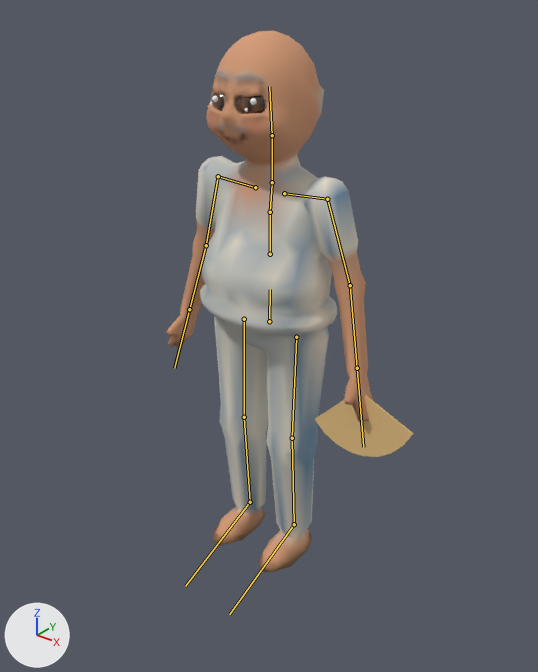
The glTF model assets/models/nguoi/ongtam.glb as it was, and as the next commit left it.
Rendered twice from a 50 mm camera at (1.201, -1.506, 1.654) aimed at (0.121, -0.156, 0.817). The lights are fixed; the arrows at lower left show +X, +Y and +Z. The older version comes first. The bones that bend it are drawn over the model as lines.

Objects in the first picture: 'Nguoi_ongtam'.
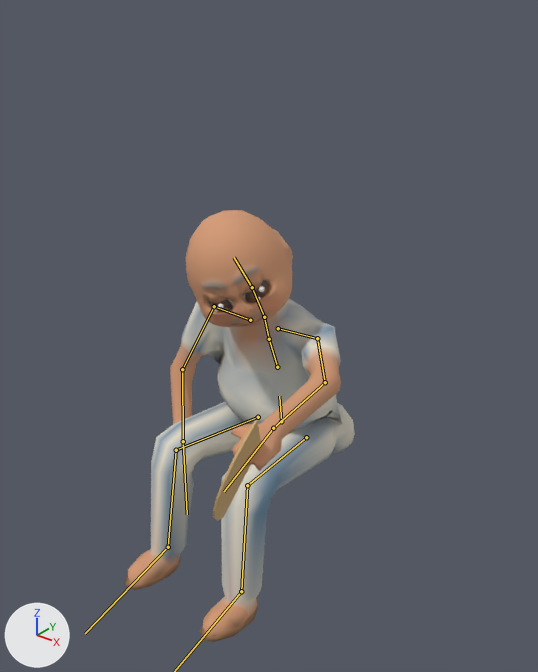
The newer file adds an action. The first version stands in its rest pose; the second is drawn at frame 6 of the action 'chi_quan_co'.

Pixel boxes [x1, y1, x2, y2] of what changed, in the pictures (538 x 672 px):
```json
{"object": "Nguoi_ongtam", "change": "posed", "before": [166, 30, 413, 572], "after": [125, 210, 355, 642], "on screen": "7% narrower, 20% shorter"}
{"bone": "hips", "before": "(269, 321) to (270, 289)", "after": "(281, 421) to (279, 396)"}
{"bone": "spine", "before": "(270, 254) to (270, 212)", "after": "(277, 367) to (269, 339)"}
{"bone": "chest", "before": "(270, 212) to (272, 183)", "after": "(269, 339) to (264, 318)"}
{"bone": "upperarm.L", "before": "(327, 199) to (350, 285)", "after": "(317, 338) to (325, 382)"}
{"bone": "forearm.L", "before": "(350, 285) to (357, 368)", "after": "(325, 382) to (273, 428)"}
{"bone": "hand.L", "before": "(357, 368) to (363, 447)", "after": "(273, 428) to (224, 491)"}
{"bone": "upperarm.R", "before": "(218, 176) to (206, 245)", "after": "(214, 306) to (182, 369)"}
{"bone": "forearm.R", "before": "(206, 245) to (189, 309)", "after": "(182, 369) to (183, 441)"}
{"bone": "hand.R", "before": "(189, 309) to (174, 368)", "after": "(183, 441) to (187, 514)"}
{"bone": "neck", "before": "(272, 182) to (272, 135)", "after": "(264, 317) to (252, 287)"}
{"bone": "head", "before": "(272, 135) to (269, 86)", "after": "(252, 287) to (234, 257)"}
{"bone": "thigh.L", "before": "(296, 337) to (292, 438)", "after": "(306, 437) to (247, 485)"}
{"bone": "shin.L", "before": "(292, 438) to (294, 524)", "after": "(247, 485) to (241, 591)"}
{"bone": "thigh.R", "before": "(244, 319) to (244, 417)", "after": "(258, 417) to (176, 450)"}
{"bone": "shin.R", "before": "(244, 417) to (250, 502)", "after": "(176, 450) to (168, 547)"}
{"bone": "foot.R", "before": "(250, 502) to (185, 586)", "after": "(168, 547) to (85, 633)"}
```

Scene script edits in JSON lines:
```json
{"block": "bone_hips", "where": "bone_hips = bpy.data.objects['NguoiRig'].pose.bones['hips']"}
{"op": "set", "path": "bone_hips.location", "old": "(0.0, 0.0, 0.0)", "new": "(0.0, -0.364, -0.058)"}
{"op": "set", "path": "bone_hips.rotation_quaternion", "old": "(1.0, 0.0, 0.0, 0.0)", "new": "(0.999, 0.052, 0.0, 0.0)", "note": "degrees (0, 0, 0) -> degrees (6, 0, 0)"}
{"block": "bone_spine", "where": "bone_spine = bpy.data.objects['NguoiRig'].pose.bones['spine']  # child of 'hips'"}
{"op": "set", "path": "bone_spine.rotation_quaternion", "old": "(1.0, 0.0, 0.0, 0.0)", "new": "(0.992, 0.128, 0.0, 0.0)", "note": "degrees (0, 0, 0) -> degrees (15, 0, 0)"}
{"block": "bone_chest", "where": "bone_chest = bpy.data.objects['NguoiRig'].pose.bones['chest']  # child of 'spine'"}
{"op": "set", "path": "bone_chest.rotation_quaternion", "old": "(1.0, 0.0, 0.0, 0.0)", "new": "(1.0, 0.009, 0.015, 0.0)", "note": "degrees (0, 0, 0) -> degrees (1, 2, 0)"}
{"block": "bone_upperarm_l", "where": "bone_upperarm_l = bpy.data.objects['NguoiRig'].pose.bones['upperarm.L']  # child of 'clav.L'"}
{"op": "set", "path": "bone_upperarm_l.rotation_quaternion", "old": "(1.0, 0.0, 0.0, 0.0)", "new": "(0.668, -0.551, 0.0, -0.501)", "note": "degrees (0, 0, 0) -> degrees (-62, -33, -53)"}
{"block": "bone_forearm_l", "where": "bone_forearm_l = bpy.data.objects['NguoiRig'].pose.bones['forearm.L']  # child of 'upperarm.L'"}
{"op": "set", "path": "bone_forearm_l.rotation_quaternion", "old": "(1.0, 0.0, 0.0, 0.0)", "new": "(0.979, -0.19, -0.007, 0.079)", "note": "degrees (0, 0, 0) -> degrees (-22, 1, 9)"}
{"block": "bone_hand_l", "where": "bone_hand_l = bpy.data.objects['NguoiRig'].pose.bones['hand.L']  # child of 'forearm.L'"}
{"op": "set", "path": "bone_hand_l.rotation_quaternion", "old": "(1.0, 0.0, 0.0, 0.0)", "new": "(0.998, 0.07, 0.0, 0.0)", "note": "degrees (0, 0, 0) -> degrees (8, 0, 0)"}
{"block": "bone_upperarm_r", "where": "bone_upperarm_r = bpy.data.objects['NguoiRig'].pose.bones['upperarm.R']  # child of 'clav.R'"}
{"op": "set", "path": "bone_upperarm_r.rotation_quaternion", "old": "(1.0, 0.0, 0.0, 0.0)", "new": "(0.936, -0.349, 0.0, 0.053)", "note": "degrees (0, 0, 0) -> degrees (-41, 2, 6)"}
{"block": "bone_forearm_r", "where": "bone_forearm_r = bpy.data.objects['NguoiRig'].pose.bones['forearm.R']  # child of 'upperarm.R'"}
{"op": "set", "path": "bone_forearm_r.rotation_quaternion", "old": "(1.0, 0.0, 0.0, 0.0)", "new": "(0.957, -0.08, 0.0, -0.28)", "note": "degrees (0, 0, 0) -> degrees (-9, -3, -32)"}
{"block": "bone_hand_r", "where": "bone_hand_r = bpy.data.objects['NguoiRig'].pose.bones['hand.R']  # child of 'forearm.R'"}
{"op": "set", "path": "bone_hand_r.rotation_quaternion", "old": "(1.0, 0.0, 0.0, 0.0)", "new": "(0.998, 0.07, 0.0, 0.0)", "note": "degrees (0, 0, 0) -> degrees (8, 0, 0)"}
{"block": "bone_neck", "where": "bone_neck = bpy.data.objects['NguoiRig'].pose.bones['neck']  # child of 'chest'"}
{"op": "set", "path": "bone_neck.rotation_quaternion", "old": "(1.0, 0.0, 0.0, 0.0)", "new": "(0.999, 0.046, 0.029, -0.001)", "note": "degrees (0, 0, 0) -> degrees (5, 3, 0)"}
{"block": "bone_head", "where": "bone_head = bpy.data.objects['NguoiRig'].pose.bones['head']  # child of 'neck'"}
{"op": "set", "path": "bone_head.rotation_quaternion", "old": "(1.0, 0.0, 0.0, 0.0)", "new": "(0.955, -0.013, 0.296, 0.026)", "note": "degrees (0, 0, 0) -> degrees (-1, 34, 3)"}
{"block": "bone_thigh_l", "where": "bone_thigh_l = bpy.data.objects['NguoiRig'].pose.bones['thigh.L']  # child of 'hips'"}
{"op": "set", "path": "bone_thigh_l.rotation_quaternion", "old": "(1.0, 0.0, 0.0, 0.0)", "new": "(0.646, -0.758, 0.0, -0.091)", "note": "degrees (0, 0, 0) -> degrees (-99, -8, -7)"}
{"block": "bone_shin_l", "where": "bone_shin_l = bpy.data.objects['NguoiRig'].pose.bones['shin.L']  # child of 'thigh.L'"}
{"op": "set", "path": "bone_shin_l.rotation_quaternion", "old": "(1.0, 0.0, 0.0, 0.0)", "new": "(0.756, 0.651, 0.0, 0.067)", "note": "degrees (0, 0, 0) -> degrees (81, -5, 6)"}
{"block": "bone_foot_l", "where": "bone_foot_l = bpy.data.objects['NguoiRig'].pose.bones['foot.L']  # child of 'shin.L'"}
{"op": "set", "path": "bone_foot_l.rotation_quaternion", "old": "(1.0, 0.0, 0.0, 0.0)", "new": "(0.999, -0.026, 0.0, -0.021)", "note": "degrees (0, 0, 0) -> degrees (-3, 0, -2)"}
{"block": "bone_thigh_r", "where": "bone_thigh_r = bpy.data.objects['NguoiRig'].pose.bones['thigh.R']  # child of 'hips'"}
{"op": "set", "path": "bone_thigh_r.rotation_quaternion", "old": "(1.0, 0.0, 0.0, 0.0)", "new": "(0.646, -0.758, 0.0, 0.091)", "note": "degrees (0, 0, 0) -> degrees (-99, 8, 7)"}
{"block": "bone_shin_r", "where": "bone_shin_r = bpy.data.objects['NguoiRig'].pose.bones['shin.R']  # child of 'thigh.R'"}
{"op": "set", "path": "bone_shin_r.rotation_quaternion", "old": "(1.0, 0.0, 0.0, 0.0)", "new": "(0.756, 0.651, 0.0, -0.067)", "note": "degrees (0, 0, 0) -> degrees (81, 5, -6)"}
{"block": "bone_foot_r", "where": "bone_foot_r = bpy.data.objects['NguoiRig'].pose.bones['foot.R']  # child of 'shin.R'"}
{"op": "set", "path": "bone_foot_r.rotation_quaternion", "old": "(1.0, 0.0, 0.0, 0.0)", "new": "(0.999, -0.026, 0.0, 0.021)", "note": "degrees (0, 0, 0) -> degrees (-3, 0, 2)"}
```
